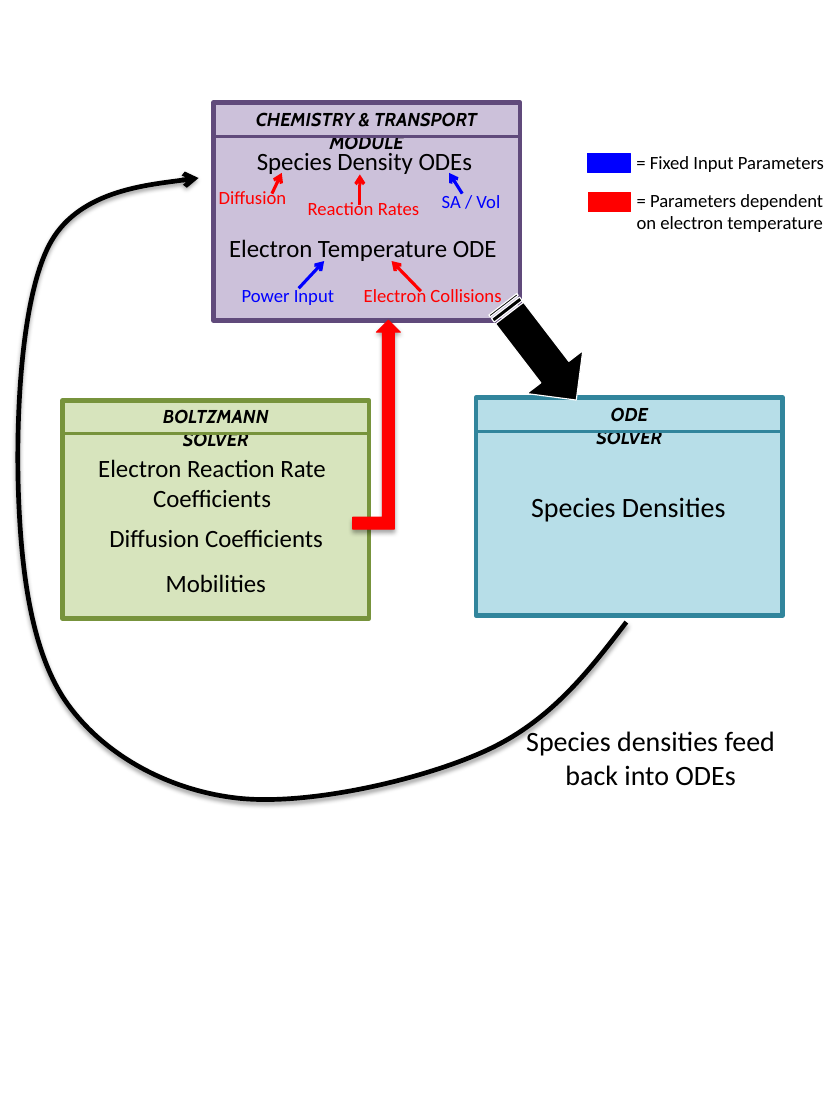
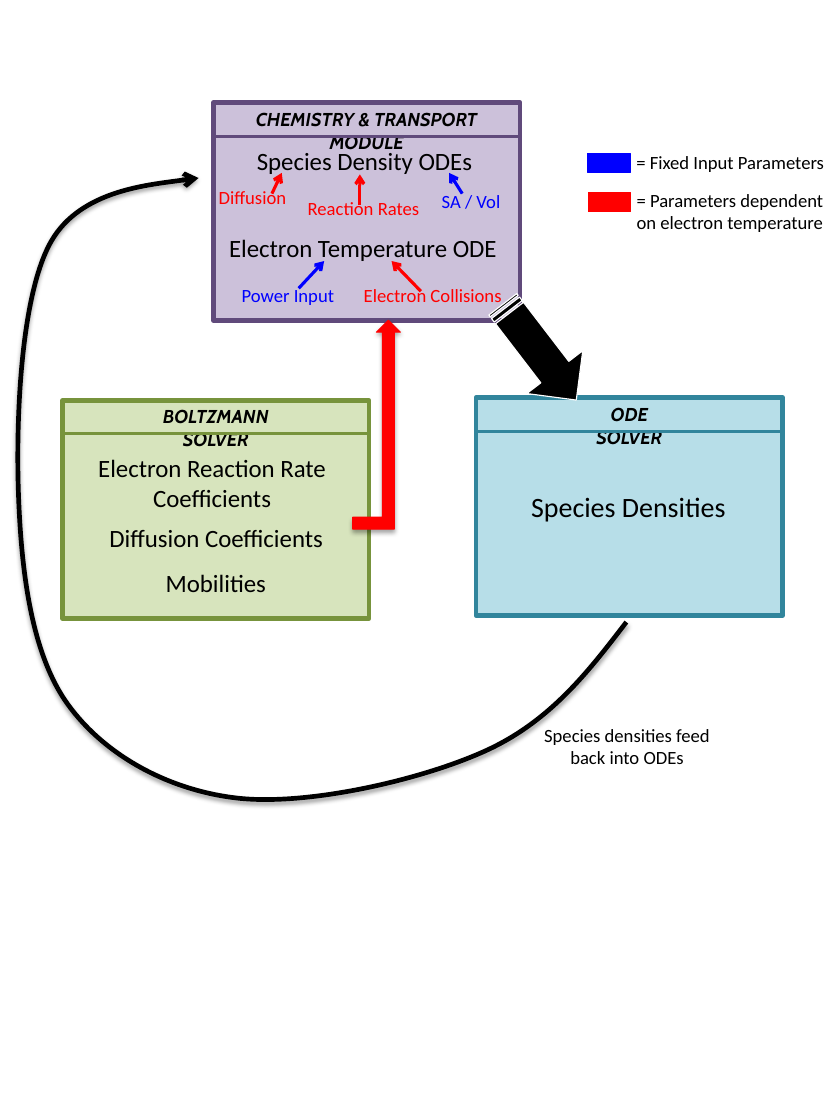
Before and after one commit to helendavies/3MonthTAP, a slide deck: slide 1 of Figures/GlobalKinDiagram.pptx. Drawn at 840x1120 pixels with LibreOffice and Linux fonts; fonts in the diff are those of the drawing. Boxes give left, top, right and bottom in pixels: in the first picture for what was removed or moved away, otherwise in the second. Text is boxed around its words. In the diff, an @@ line names an element or a change of style, - is before the commit and + after.

```diff
--- a/Figures/GlobalKinDiagram.pptx
+++ b/Figures/GlobalKinDiagram.pptx
@@ text "Species densities feed back into ..." at (x1=544, y1=729, x2=710, y2=764): size 18 to 12 pt @@
```
Also in this commit, not shown: 1 other file.
